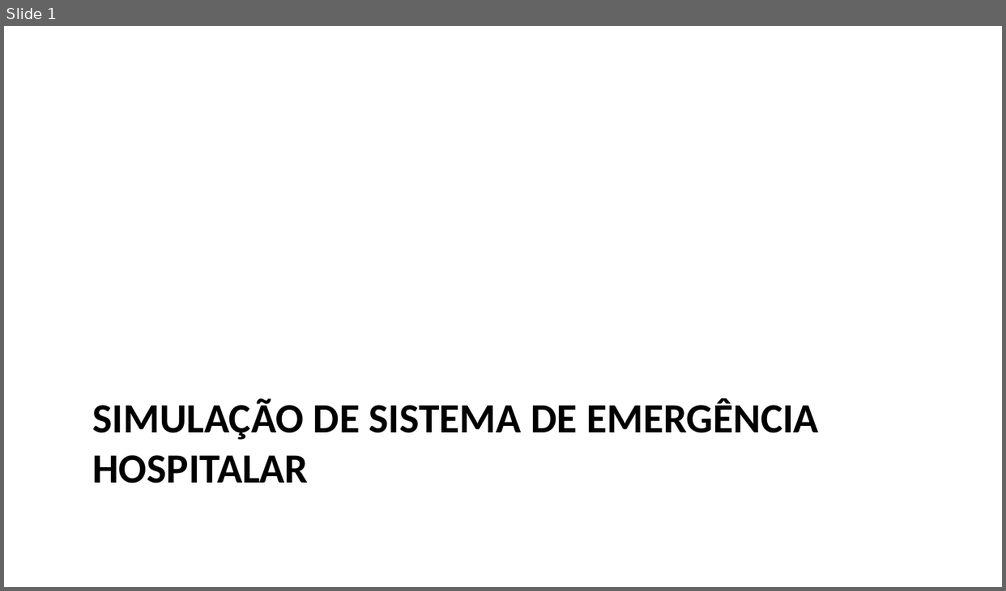
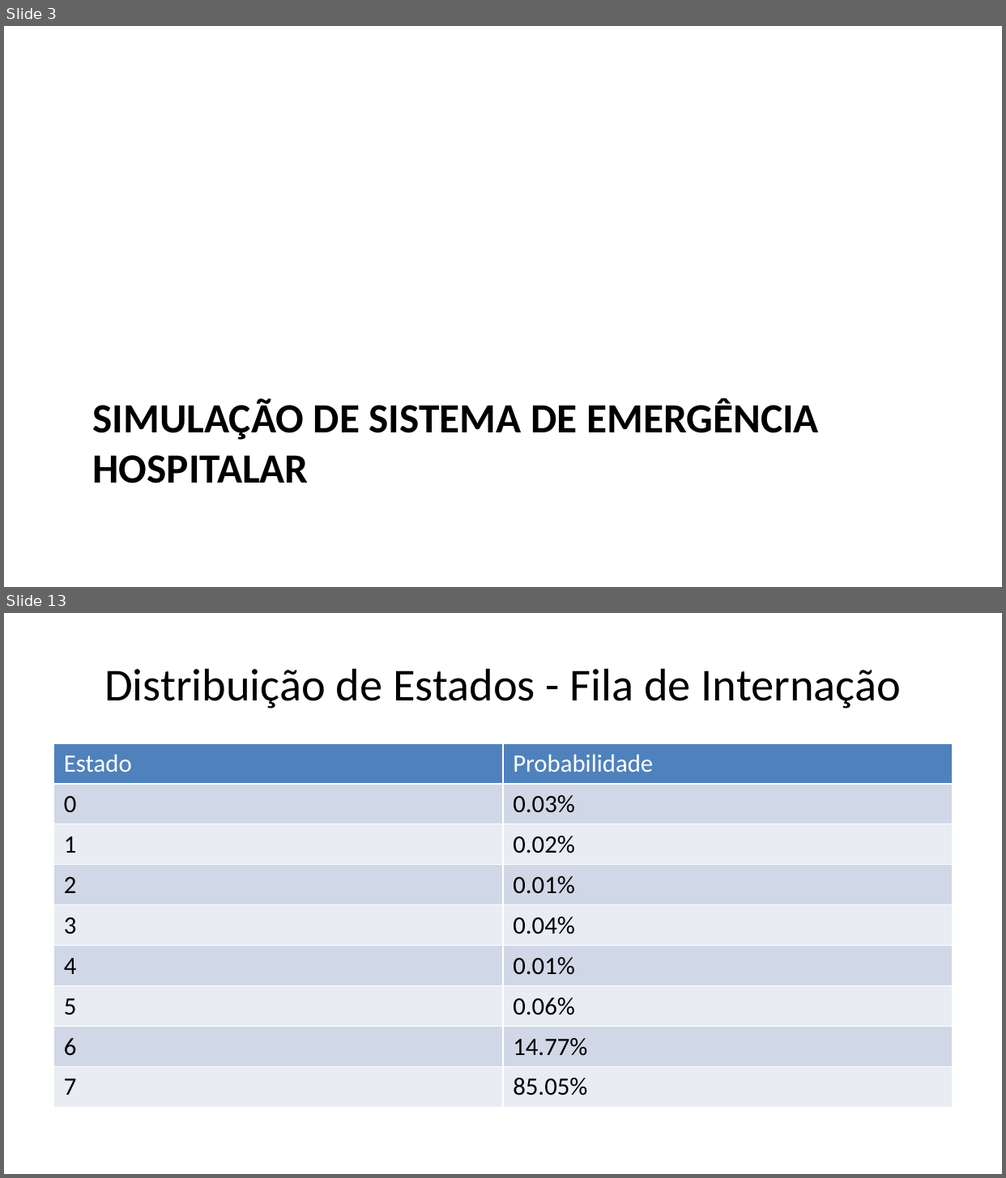
Before and after one commit to bengo501/-T2-Avalia-o-de-Aprendizagem-Simula-o-e-M-todos-Anal-ticos---2025-1, a slide deck: apresentacao_hospital.pptx. Shown one above the other, each under a label of ours: slide 1 before the commit, slides 3 and 13 after it; the slides between them are not shown. The pictures are 1006x591 and 1006x1178 pixels, drawn with LibreOffice and Linux fonts; fonts in the diff are those of the drawing. Boxes give left, top, right and bottom in pixels: in the first picture for what was removed or moved away, otherwise in the second. Text is boxed around its words. In the diff, an @@ line names an element or a change of style, - is before the commit and + after.

```diff
--- a/apresentacao_hospital.pptx
+++ b/apresentacao_hospital.pptx
@@ slide 13 added at [4, 613, 1002, 1174], background #FFFFFF @@
@@ title added at [104, 668, 901, 709], 33 pt, text #000000 @@
+Distribuição de Estados - Fila de Internação
@@ table added at [54, 743, 952, 1114], 9 rows, 2 columns @@
+Estado | Probabilidade
+0 | 0.03%
+1 | 0.02%
+2 | 0.01%
+3 | 0.04%
+4 | 0.01%
+5 | 0.06%
+6 | 14.77%
+7 | 85.05%
@@ what was slide 1 is now slide 3 @@
```
Also in this commit, not shown: 8 slides changed, 24 other slides added, 4 slides removed, 13 other files.
